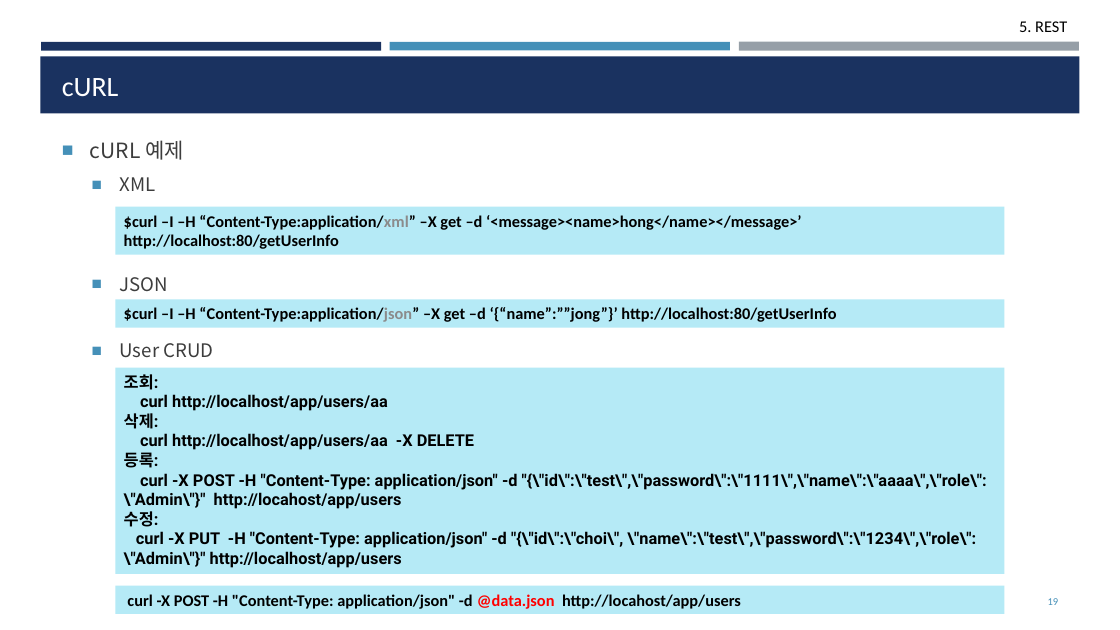
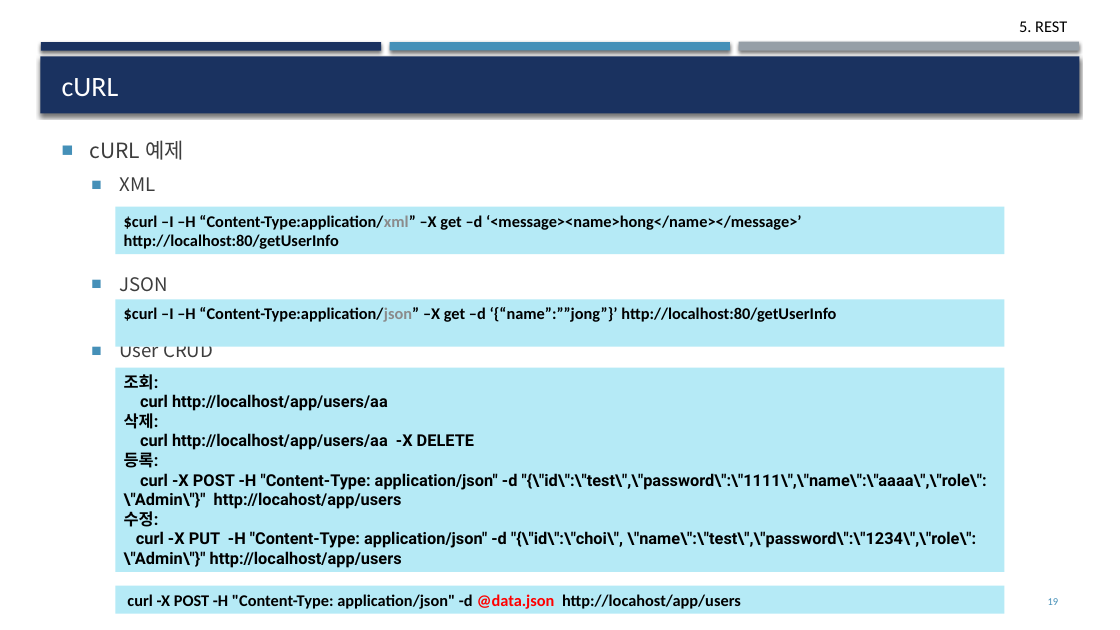
Before and after one commit to deukvely/spring, a slide deck: slide 19 of PPT/06_REST.pptx. Drawn at 1120x630 pixels with LibreOffice and Linux fonts; fonts in the diff are those of the drawing. Boxes give left, top, right and bottom in pixels: in the first picture for what was removed or moved away, otherwise in the second. Text is boxed around its words. In the diff, an @@ line names an element or a change of style, - is before the commit and + after.

```diff
--- a/PPT/06_REST.pptx
+++ b/PPT/06_REST.pptx
@@ shadow on in 4 elements at [41, 42, 381, 50], [739, 42, 1079, 51], [390, 42, 730, 50], [40, 56, 1080, 113] @@
@@ text "cURL 예제" rewrapped from [90, 140, 213, 358] to [90, 140, 213, 363] @@
@@ rectangle "$curl –I –H “Content-Type:application/json” –X ...": place and size @@
-rectangle "$curl –I –H “Content-Type:application/json” –X ..." at [115, 299, 1004, 328]
+rectangle "$curl –I –H “Content-Type:application/json” –X ..." at [115, 299, 1004, 346]
```
Also in this commit, not shown: 27 other slides changed, 9 other files.
